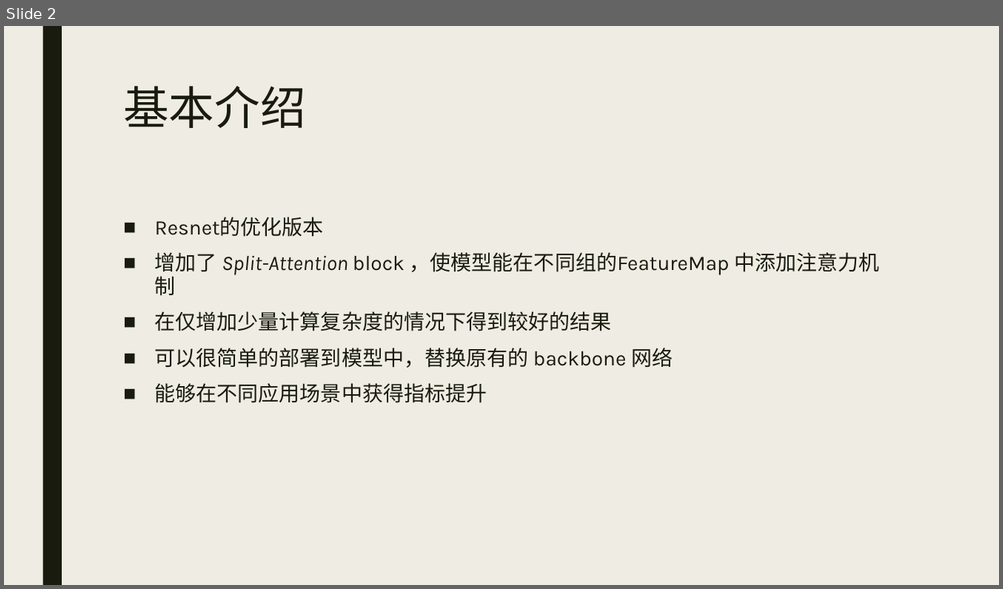
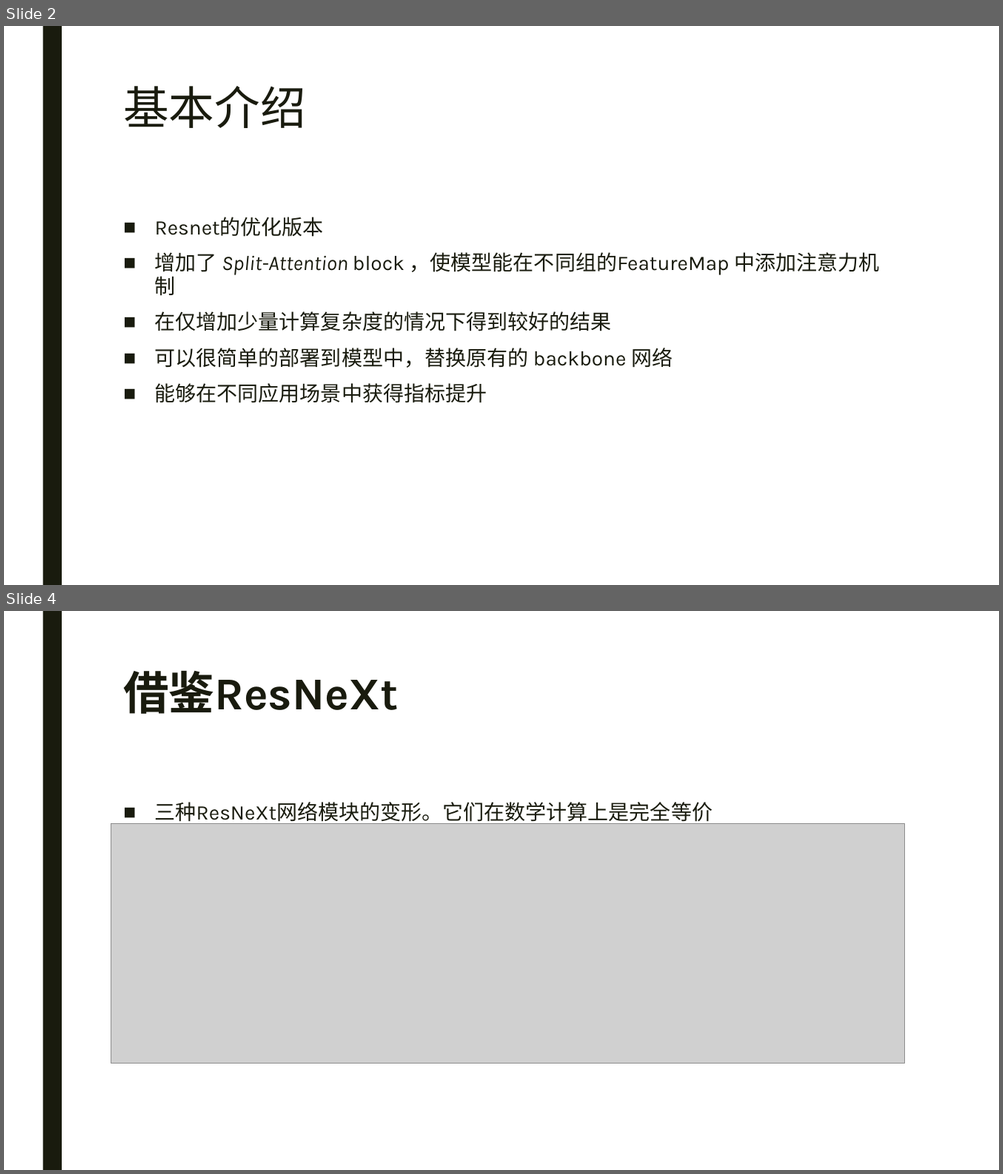
Before and after one commit to Iranb/NoteBook, a slide deck: Paper Notes/ResNetSt/ResNetSt.pptx. Shown one above the other, each under a label of ours: slide 2 before the commit, slides 2 and 4 after it; the slides between them are not shown. The pictures are 1003x589 and 1003x1174 pixels, drawn with LibreOffice and Linux fonts; fonts in the diff are those of the drawing; grey boxes stand for pictures. Boxes give left, top, right and bottom in pixels: in the first picture for what was removed or moved away, otherwise in the second. Text is boxed around its words. In the diff, an @@ line names an element or a change of style, - is before the commit and + after.

```diff
--- a/Paper Notes/ResNetSt/ResNetSt.pptx
+++ b/Paper Notes/ResNetSt/ResNetSt.pptx
@@ slide 4 added at bbox=[4, 611, 999, 1170], background #FFFFFF; not listed: 1 template element that a slide beside it also shows @@
@@ title added at bbox=[123, 670, 398, 714], 44 pt, text #191B0E, bold @@
+借鉴ResNeXt
@@ text added at bbox=[155, 802, 712, 826], 20 pt, text #191B0E @@
+■ 三种ResNeXt网络模块的变形。它们在数学计算上是完全等价
@@ picture added at bbox=[111, 823, 904, 1064] @@
@@ slide 2 changed as well @@
@@ background #EFEDE3 to #FFFFFF @@
```
Also in this commit, not shown: 1 other slide changed, 3 other slides added, 1 slide removed, 21 other files.
